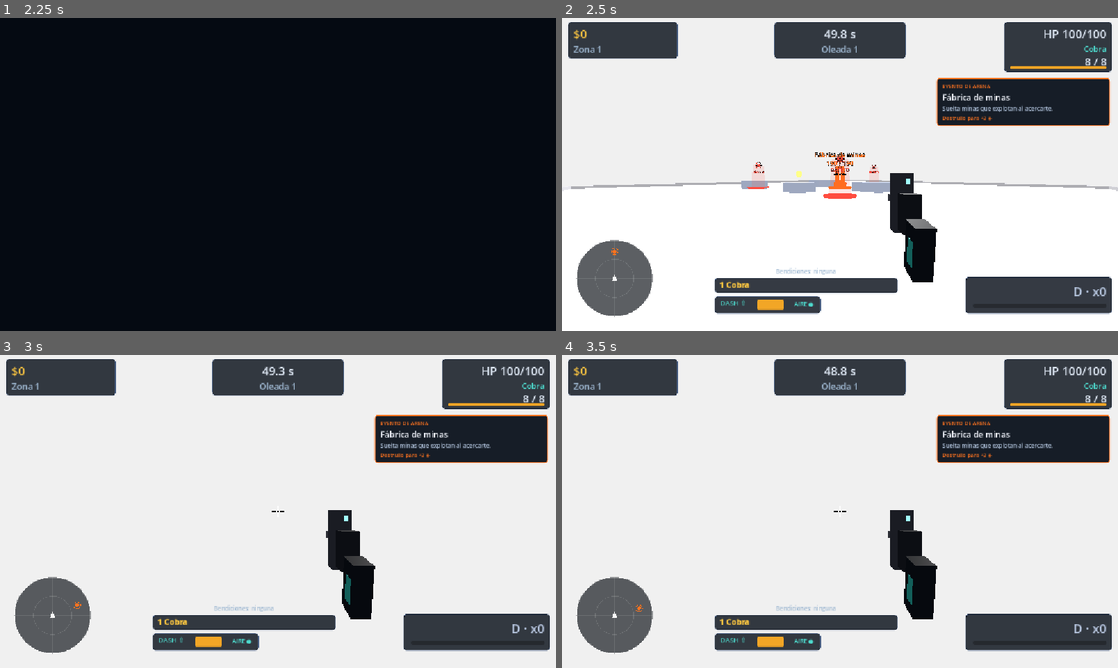
Above: before the commit, frames 1-4 (two rows, left to right).
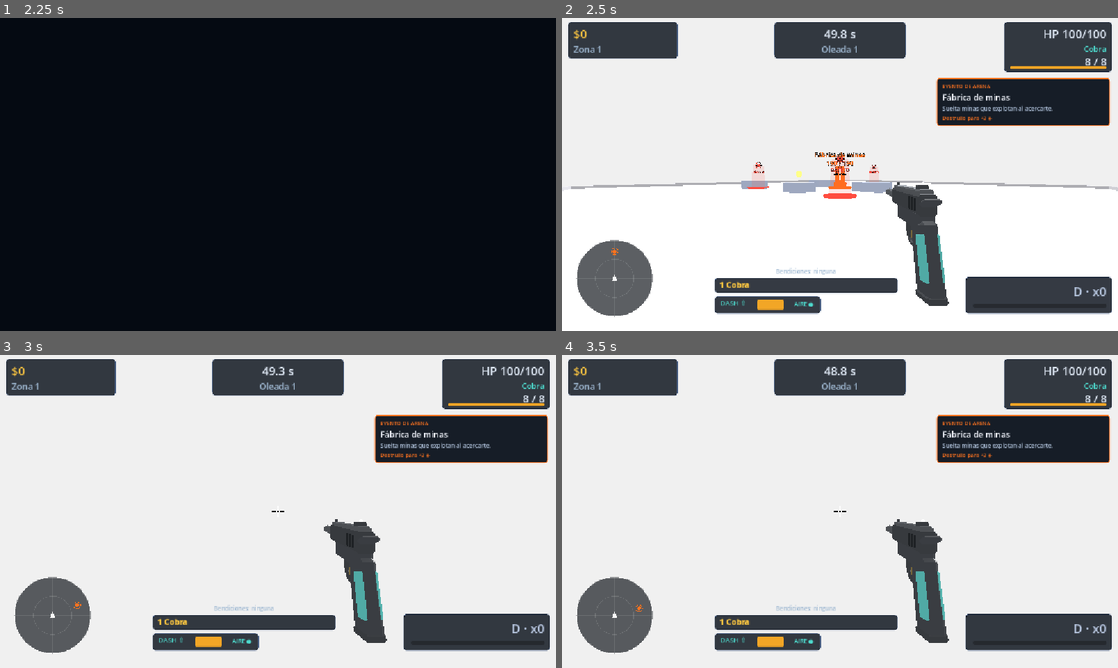
Above: after the commit, the same moments.

Repository: Veilen1/Deadline
Game: Godot game, scene res://scenes/ui/main_menu.tscn
Same seed, same stepped clock (60 frames per second), same inputs: the game is played once before the commit and once after it.
Inputs (mouse positions are in pixels of both pictures, inside the frame that each line leads up to):
- Up to frame 1 (2.25 s): click "JUGAR" at 0.5 s; click "JUGAR" at 1.25 s; click "Empezar run" at 2 s
- Up to frame 2 (2.5 s): no input
- Up to frame 3 (3 s): tap Enter at 2.75 s; move the mouse to (305, 511) at 2.77 s; hold W (move_forward) from 2.78 s (still down); tap Space (jump) at 2.85 s
- Up to frame 4 (3.5 s): keep holding W (move_forward); tap Space (jump) at 3.02, 3.32 s

Frame 1 is identical in both runs. In frame 2, 2.8% of the frame differs, in the area x 58-70%, y 49-92%; in frame 3, 2.7%; in frame 4, 2.7%.

Commit message:
feat(weapons): integrar viewmodels 3D, bala emisiva y torreta

Diff:
--- a/resources/weapons/pistol.tres
+++ b/resources/weapons/pistol.tres
@@ -10,7 +10,7 @@
 damage = 18.0
 money_per_hit = 4
 range = 80.0
-shots_per_second = 6.0
+shots_per_second = 5.0
 magazine_size = 8
 ammo_regen_per_second = 3.5
 regen_delay = 0.18
--- a/scenes/actors/player/weapon_view.gd
+++ b/scenes/actors/player/weapon_view.gd
@@ -2,6 +2,11 @@
 
 ## Viewmodel de armas en primera persona. Cambia la skin según el arma y
 ## anima el cambio bajando/rotando el arma. También muestra un muzzle flash.
+
+const MODEL_AK: PackedScene = preload("res://assets/models/weapons/ak47.glb")
+const MODEL_PISTOL: PackedScene = preload("res://assets/models/weapons/pistol.glb")
+const MODEL_SMG: PackedScene = preload("res://assets/models/weapons/smg.glb")
+const MODEL_SHOTGUN: PackedScene = preload("res://assets/models/weapons/shotgun.glb")
 
 @export var switch_drop: float = 0.24
 @export var switch_tilt_deg: float = -38.0
@@ -12,6 +17,7 @@
 var _base_position: Vector3
 var _base_rotation: Vector3
 var _muzzle_position: Vector3 = Vector3(0, 0.02, -0.36)
+var _model_muzzle: Node3D
 var _flash: MeshInstance3D
 var _tween: Tween
 var _flash_tween: Tween
@@ -75,36 +81,103 @@
 	for child in get_children():
 		child.free()
 	_flash = null
+	_model_muzzle = null
 
 	match weapon_id:
 		"pistol":
 			_muzzle_position = Vector3(0, 0.02, -0.235)
-			_build_pistol()
+			_build_model(MODEL_PISTOL, 1.2)
+		"basic_rifle":
+			_muzzle_position = Vector3(0, 0.015, -0.36)
+			_build_model(MODEL_AK, 0.55)
 		"smg":
 			_muzzle_position = Vector3(0, 0.015, -0.25)
-			_build_smg()
+			_build_model(MODEL_SMG, 0.7)
 		"shotgun":
 			_muzzle_position = Vector3(0, 0.025, -0.44)
-			_build_shotgun()
+			_build_model(MODEL_SHOTGUN, 0.55)
 		_:
 			_muzzle_position = Vector3(0, 0.015, -0.36)
 			_build_rifle()
 
 	_build_flash()
+	_attach_flash_to_muzzle()
+
+
+func _build_model(scene: PackedScene, model_scale: float) -> void:
+	var model: Node3D = scene.instantiate() as Node3D
+	if model == null:
+		return
+	add_child(model)
+	model.scale = Vector3.ONE * model_scale
+	_disable_shadows(model)
+	_hide_forearms(model)
+	if _current_id == "pistol":
+		_hide_pistol_hands(model)
+	_model_muzzle = _find_muzzle(model)
+
+
+func _hide_pistol_hands(node: Node) -> void:
+	# Las manos del prototipo tapaban la pistola; se ocultan hasta la pasada de brazos.
+	if node is Node3D:
+		var node_name: String = node.name
+		if (
+			node_name.begins_with("Pistol_Hand")
+			or node_name.begins_with("Pistol_Finger")
+			or node_name.begins_with("Pistol_Thumb")
+		):
+			(node as Node3D).visible = false
+	for child in node.get_children():
+		_hide_pistol_hands(child)
+
+
+func _hide_forearms(node: Node) -> void:
+	# Los antebrazos largos ocupan demasiada pantalla; por ahora quedan las manos.
+	if node is Node3D:
+		var node_name: String = node.name
+		if (
+			node_name.begins_with("Arm_Forearm")
+			or node_name.begins_with("Arm_WristBand")
+			or node_name.begins_with("Pistol_Arm")
+			or node_name.begins_with("Pistol_Band")
+		):
+			(node as Node3D).visible = false
+	for child in node.get_children():
+		_hide_forearms(child)
+
+
+func _find_muzzle(node: Node) -> Node3D:
+	for child in node.get_children():
+		if child is Node3D and child.name.begins_with("Muzzle"):
+			return child as Node3D
+		var found: Node3D = _find_muzzle(child)
+		if found != null:
+			return found
+	return null
+
+
+func _disable_shadows(node: Node) -> void:
+	if node is MeshInstance3D:
+		(node as MeshInstance3D).cast_shadow = GeometryInstance3D.SHADOW_CASTING_SETTING_OFF
+	for child in node.get_children():
+		_disable_shadows(child)
+
+
+func _attach_flash_to_muzzle() -> void:
+	if _flash == null or _model_muzzle == null:
+		return
+	_flash.get_parent().remove_child(_flash)
+	_model_muzzle.add_child(_flash)
+	_flash.position = Vector3.ZERO
 
 
 func _build_pistol() -> void:
-	# Pistola semiautomática: corredera, armazón, empuñadura y miras turquesa.
+	# Fallback de caja si el modelo glTF no está disponible.
 	_add_box(Vector3(0.055, 0.17, 0.055), Vector3(0, 0.02, -0.10), Color(0.14, 0.15, 0.18))
 	_add_box(Vector3(0.022, 0.022, 0.05), Vector3(0, 0.02, -0.20), Color(0.22, 0.23, 0.26))
 	_add_box(Vector3(0.045, 0.10, 0.05), Vector3(0, 0.0, -0.03), Color(0.08, 0.09, 0.11))
 	_add_box(Vector3(0.045, 0.06, 0.12), Vector3(0, -0.07, 0.035), Color(0.06, 0.07, 0.09),
 		0.0, Vector3(-14, 0, 0))
-	_add_box(Vector3(0.046, 0.03, 0.06), Vector3(0, -0.075, 0.04), Color(0.10, 0.42, 0.40),
-		0.35, Vector3(-14, 0, 0))
-	_add_box(Vector3(0.03, 0.04, 0.02), Vector3(0, -0.035, -0.07), Color(0.05, 0.06, 0.08))
-	_add_box(Vector3(0.008, 0.012, 0.012), Vector3(0, 0.082, -0.17), Color(0.3, 0.9, 0.85), 2.0)
-	_add_box(Vector3(0.008, 0.012, 0.012), Vector3(0, 0.082, -0.04), Color(0.3, 0.9, 0.85), 2.0)
 
 
 func _build_rifle() -> void:
--- a/scenes/effects/bullet.gd
+++ b/scenes/effects/bullet.gd
@@ -4,8 +4,8 @@
 ## el trayecto desde la boca del arma hasta el punto de impacto y se libera.
 ## Optimizada: sin colisiones, sin luces y con mallas de pocos polígonos.
 
-@export var speed: float = 220.0
-@export var max_lifetime: float = 0.8
+@export var speed: float = 90.0
+@export var max_lifetime: float = 1.5
 
 var _direction: Vector3 = Vector3.FORWARD
 var _remaining: float = 0.0
--- a/scenes/effects/bullet.tscn
+++ b/scenes/effects/bullet.tscn
@@ -3,52 +3,51 @@
 [ext_resource type="Script" path="res://scenes/effects/bullet.gd" id="1_bullet"]
 
 [sub_resource type="CylinderMesh" id="CylinderMesh_body"]
-top_radius = 0.006
-bottom_radius = 0.006
-height = 0.036
+top_radius = 0.010
+bottom_radius = 0.010
+height = 0.10
 radial_segments = 8
 rings = 1
 
 [sub_resource type="CylinderMesh" id="CylinderMesh_nose"]
 top_radius = 0.0
-bottom_radius = 0.006
-height = 0.018
+bottom_radius = 0.010
+height = 0.04
 radial_segments = 8
 rings = 1
 
 [sub_resource type="CylinderMesh" id="CylinderMesh_ring"]
-top_radius = 0.0068
-bottom_radius = 0.0068
-height = 0.004
+top_radius = 0.0115
+bottom_radius = 0.0115
+height = 0.006
 radial_segments = 8
 rings = 1
 
 [sub_resource type="BoxMesh" id="BoxMesh_trail"]
-size = Vector3(0.012, 0.012, 0.18)
+size = Vector3(0.028, 0.028, 0.8)
 
 [sub_resource type="StandardMaterial3D" id="Mat_copper"]
-albedo_color = Color(0.72, 0.36, 0.14, 1)
-metallic = 0.75
-roughness = 0.3
+shading_mode = 0
+albedo_color = Color(1, 0.58, 0.20, 1)
 emission_enabled = true
-emission = Color(1, 0.45, 0.12, 1)
-emission_energy_multiplier = 0.6
+emission = Color(1, 0.42, 0.10, 1)
+emission_energy_multiplier = 3.0
 
 [sub_resource type="StandardMaterial3D" id="Mat_ring"]
 shading_mode = 0
-albedo_color = Color(1, 0.55, 0.15, 1)
+albedo_color = Color(1, 0.65, 0.25, 1)
 emission_enabled = true
-emission = Color(1, 0.4, 0.06, 1)
-emission_energy_multiplier = 4.0
+emission = Color(1, 0.45, 0.08, 1)
+emission_energy_multiplier = 8.0
 
 [sub_resource type="StandardMaterial3D" id="Mat_trail"]
 transparency = 1
 shading_mode = 0
 cull_mode = 2
-albedo_color = Color(1, 0.6, 0.2, 0.28)
+albedo_color = Color(1, 0.55, 0.16, 0.72)
 emission_enabled = true
-emission = Color(1, 0.45, 0.12, 1)
-emission_energy_multiplier = 2.5
+emission = Color(1, 0.40, 0.08, 1)
+emission_energy_multiplier = 6.0
 
 [node name="Bullet" type="Node3D"]
 script = ExtResource("1_bullet")
@@ -60,19 +59,19 @@
 material_override = SubResource("Mat_copper")
 
 [node name="Nose" type="MeshInstance3D" parent="."]
-transform = Transform3D(1, 0, 0, 0, 0, -1, 0, 1, 0, 0, 0, -0.027)
+transform = Transform3D(1, 0, 0, 0, 0, -1, 0, 1, 0, 0, 0, -0.07)
 cast_shadow = 0
 mesh = SubResource("CylinderMesh_nose")
 material_override = SubResource("Mat_copper")
 
 [node name="Ring" type="MeshInstance3D" parent="."]
-transform = Transform3D(1, 0, 0, 0, 0, 1, 0, -1, 0, 0, 0, 0.02)
+transform = Transform3D(1, 0, 0, 0, 0, 1, 0, -1, 0, 0, 0, 0.053)
 cast_shadow = 0
 mesh = SubResource("CylinderMesh_ring")
 material_override = SubResource("Mat_ring")
 
 [node name="Trail" type="MeshInstance3D" parent="."]
-transform = Transform3D(1, 0, 0, 0, 1, 0, 0, 0, 1, 0, 0, 0.108)
+transform = Transform3D(1, 0, 0, 0, 1, 0, 0, 0, 1, 0, 0, 0.45)
 cast_shadow = 0
 mesh = SubResource("BoxMesh_trail")
 material_override = SubResource("Mat_trail")
--- a/scenes/levels/arena_event.gd
+++ b/scenes/levels/arena_event.gd
@@ -8,6 +8,7 @@
 const SLAM_WAVE_SCENE: PackedScene = preload("res://scenes/effects/slam_wave.tscn")
 const MINE_SCENE: PackedScene = preload("res://scenes/effects/arena_mine.tscn")
 const DAMAGE_NUMBER_SCENE: PackedScene = preload("res://scenes/effects/damage_number.tscn")
+const TURRET_MODEL: PackedScene = preload("res://assets/models/events/turret.glb")
 
 @export var event_kind: String = "pulse"
 @export var auto_start: bool = false
@@ -55,6 +56,7 @@
 var _time: float = 0.0
 var _ring_base_scale: Vector3 = Vector3.ONE
 var _started: bool = false
+var _turret_model: Node3D
 
 
 func _ready() -> void:
@@ -79,6 +81,8 @@
 	_timer = _initial_interval()
 	_apply_style()
 	_update_label()
+	if event_kind == "turret":
+		_spawn_turret()
 	Toast.show_toast(
 		"EVENTO DE ARENA",
 		title,
@@ -135,10 +139,37 @@
 	_time += delta
 	_timer -= delta
 	_update_visuals()
+	_update_turret_aim()
 
 	if _timer <= 0.0:
 		_timer = _interval()
 		_trigger()
+
+
+func _spawn_turret() -> void:
+	# La torreta reemplaza al reactor: base, cabezal y cañón.
+	_turret_model = TURRET_MODEL.instantiate() as Node3D
+	if _turret_model == null:
+		return
+	add_child(_turret_model)
+	_turret_model.position = Vector3.ZERO
+	_turret_model.scale = Vector3.ONE * 1.45
+	_core.visible = false
+	_ring.visible = false
+
+
+func _update_turret_aim() -> void:
+	if event_kind != "turret" or _turret_model == null:
+		return
+	var player: Node3D = _get_player()
+	if player == null:
+		return
+	var direction: Vector3 = player.global_position - global_position
+	direction.y = 0.0
+	if direction.length() < 0.2:
+		return
+	# El modelo apunta a +Z local; el yaw para esa dirección es atan2(x, z).
+	_turret_model.rotation.y = atan2(direction.x, direction.z)
 
 
 func _trigger() -> void:
@@ -179,13 +210,14 @@
 func _fire_at(player: Node3D) -> void:
 	var target: Vector3 = player.global_position + Vector3.UP * 1.0
 	var direction: Vector3 = (target - global_position).normalized()
-	var origin: Vector3 = global_position + Vector3.UP * 1.9 + direction * 0.9
+	var muzzle_height: float = 0.75 if event_kind == "turret" else 1.9
+	var origin: Vector3 = global_position + Vector3.UP * muzzle_height + direction * 0.9
 	var projectile: Node3D = PROJECTILE_SCENE.instantiate() as Node3D
 	if projectile == null:
 		return
 	get_parent().add_child(projectile)
 	projectile.call("launch", origin, target, projectile_speed, projectile_damage, 3.5, self)
-	AudioDirector.play_enemy_shot(global_position + Vector3.UP * 1.9)
+	AudioDirector.play_enemy_shot(origin)
 
 
 func _pull_player(player: Node3D) -> void:
@@ -311,7 +343,8 @@
 	_ring.scale = Vector3(
 		_ring_base_scale.x * pulse, _ring_base_scale.y, _ring_base_scale.z * pulse
 	)
-	_label.position.y = 3.1 + sin(_time * 2.4) * 0.06
+	var label_base: float = 1.75 if event_kind == "turret" else 3.1
+	_label.position.y = label_base + sin(_time * 2.4) * 0.06
 
 
 func _apply_style() -> void:
Binary file added: assets/models/events/turret.glb
Not shown, added: assets/models/events/turret.glb.import
Binary file added: assets/models/weapons/ak47.glb
Not shown, added: assets/models/weapons/ak47.glb.import
Binary file added: assets/models/weapons/pistol.glb
Not shown, added: assets/models/weapons/pistol.glb.import
Binary file added: assets/models/weapons/shotgun.glb
Not shown, added: assets/models/weapons/shotgun.glb.import
Binary file added: assets/models/weapons/smg.glb
Not shown, added: assets/models/weapons/smg.glb.import
